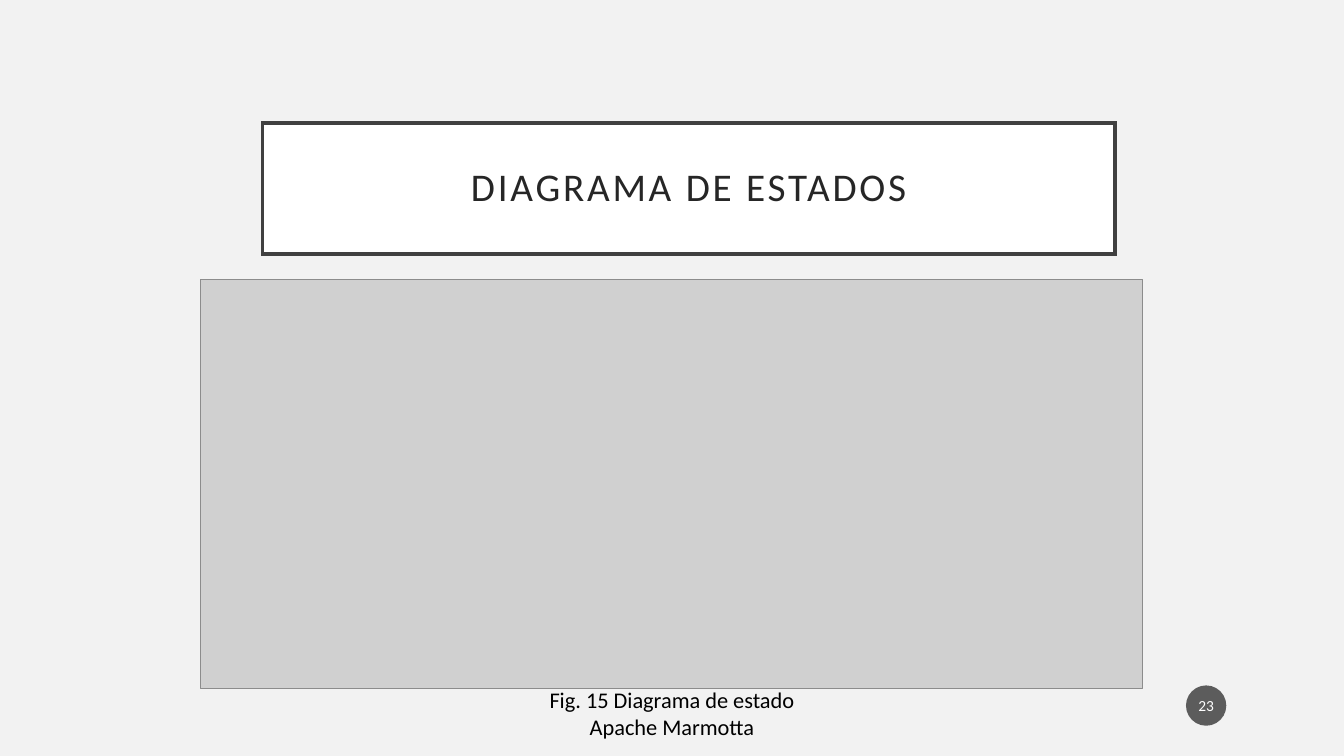
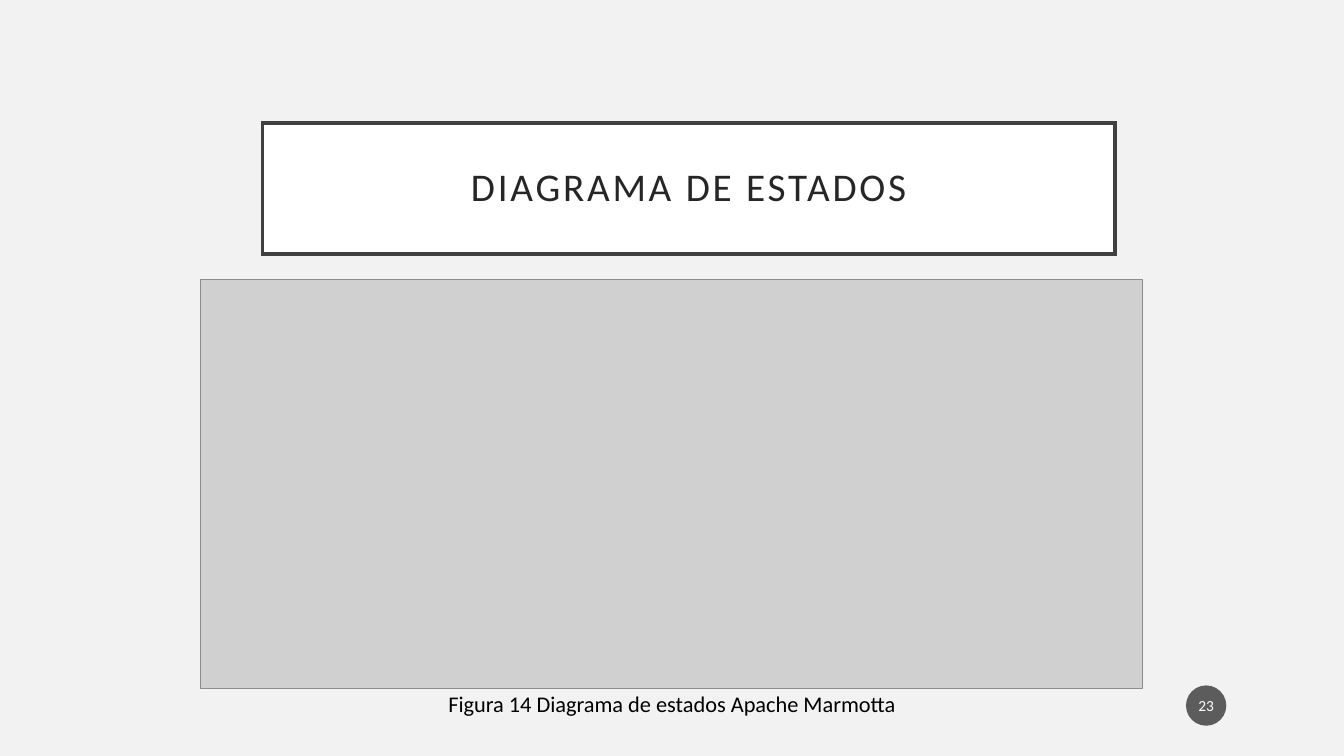
Before and after one commit to Osw1997/Proyecto-Terminal-1, a slide deck: slide 23 of Final/Presentacion.pptx. Drawn at 1344x756 pixels with LibreOffice and Linux fonts; fonts in the diff are those of the drawing; grey boxes stand for pictures. Boxes give left, top, right and bottom in pixels: in the first picture for what was removed or moved away, otherwise in the second. Text is boxed around its words. In the diff, an @@ line names an element or a change of style, - is before the commit and + after.

```diff
--- a/Final/Presentacion.pptx
+++ b/Final/Presentacion.pptx
@@ text at <box>448,696,895,716</box>: text changed @@
-Fig. 15 Diagrama de estado Apache Marmotta
+Figura 14 Diagrama de estados Apache Marmotta
```
Also in this commit, not shown: 11 other slides changed, 10 slides added.
